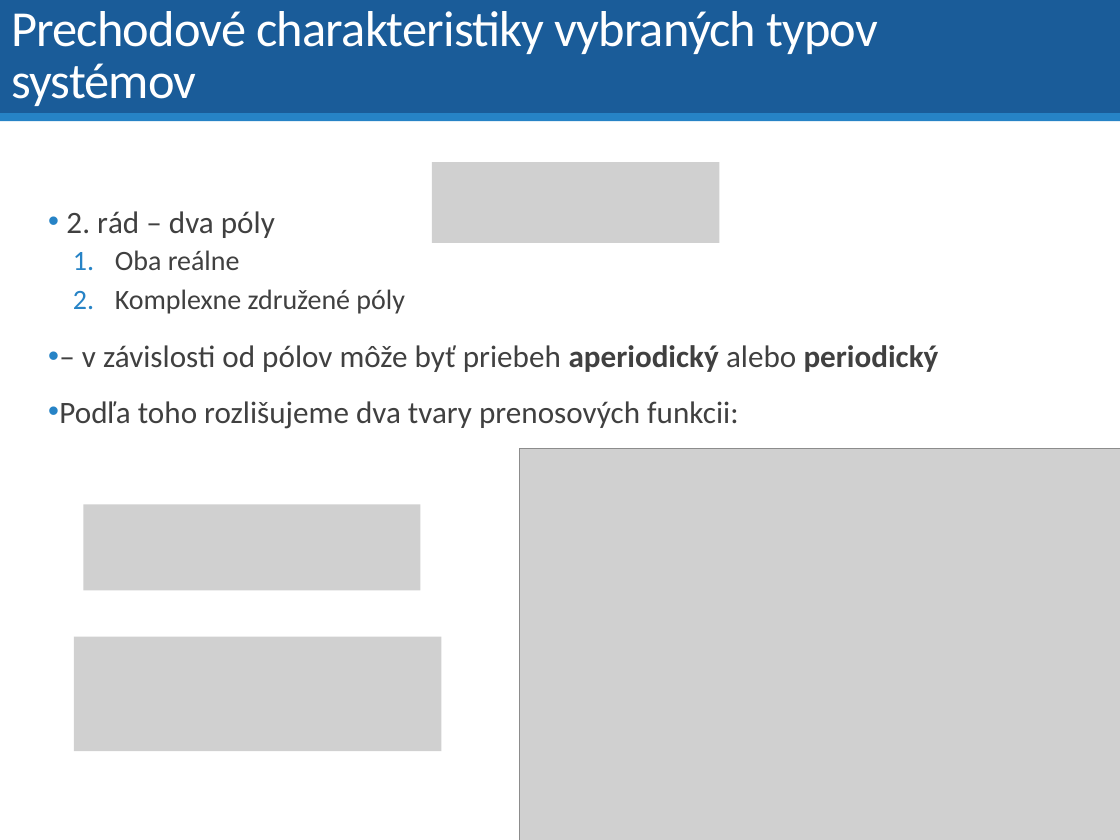
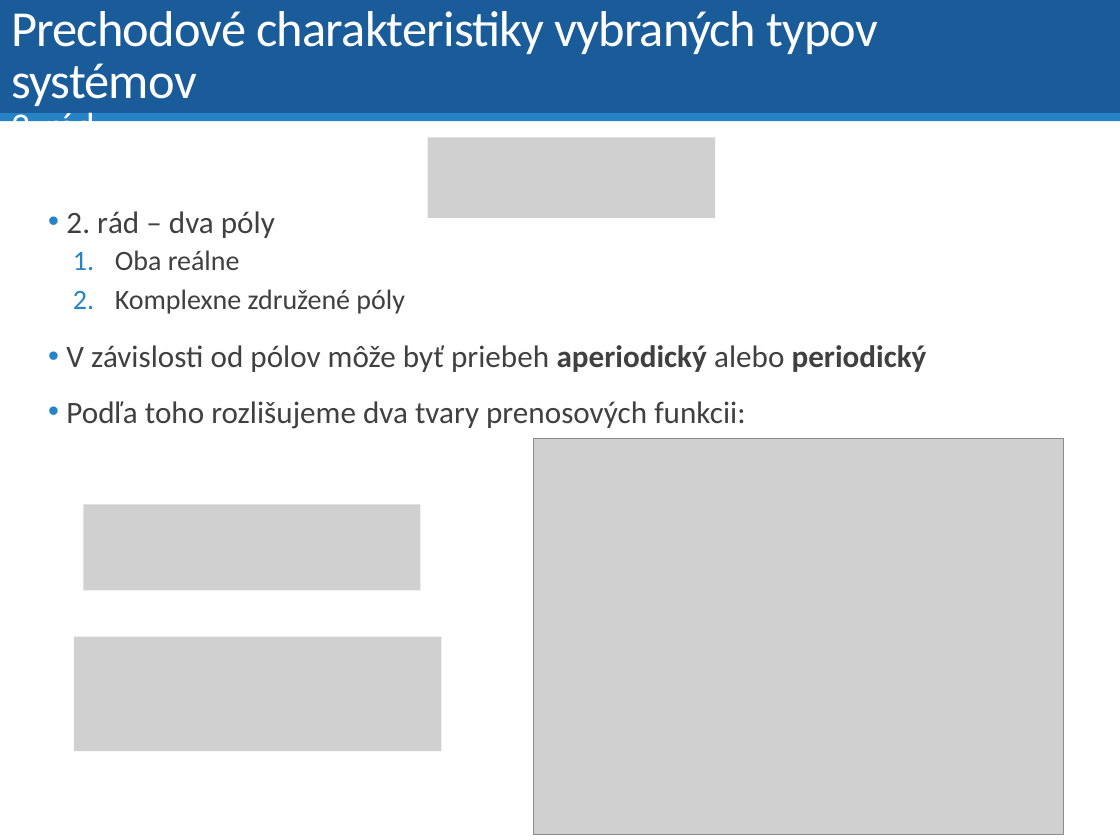
Before and after one commit to dodekm/TeamProjektKybernetika, a slide deck: slide 22 of Nove prednasky/P4 Vlastnosti prenosovych funkcii.pptx (slide 16 before the commit). Drawn at 1120x840 pixels with LibreOffice and Linux fonts; fonts in the diff are those of the drawing; grey boxes stand for pictures. Boxes give left, top, right and bottom in pixels: in the first picture for what was removed or moved away, otherwise in the second. Text is boxed around its words. In the diff, an @@ line names an element or a change of style, - is before the commit and + after.

```diff
--- a/Nove prednasky/P4 Vlastnosti prenosovych funkcii.pptx
+++ b/Nove prednasky/P4 Vlastnosti prenosovych funkcii.pptx
@@ title at (11, 11, 878, 121): text changed @@
-Prechodové charakteristiky vybraných typov systémov
+Prechodové charakteristiky vybraných typov systémov
+2. rád
@@ picture: place and size @@
-picture at (432, 162, 720, 243)
+picture at (428, 138, 716, 218)
@@ text at (66, 345, 927, 372): text changed @@
-• – v závislosti od pólov môže byť priebeh aperiodický alebo periodický
+• V závislosti od pólov môže byť priebeh aperiodický alebo periodický
@@ picture: place and size @@
-picture at (520, 449, 1120, 840)
+picture at (533, 438, 1063, 834)
```
Also in this commit, not shown: 18 other slides changed, 9 slides added, 2 slides removed, 6 other files.
